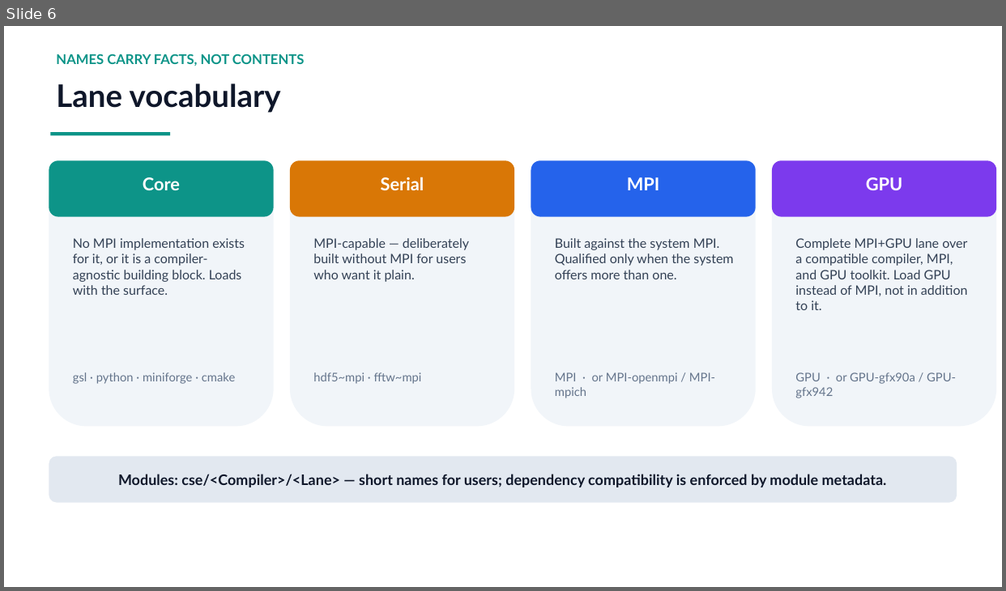
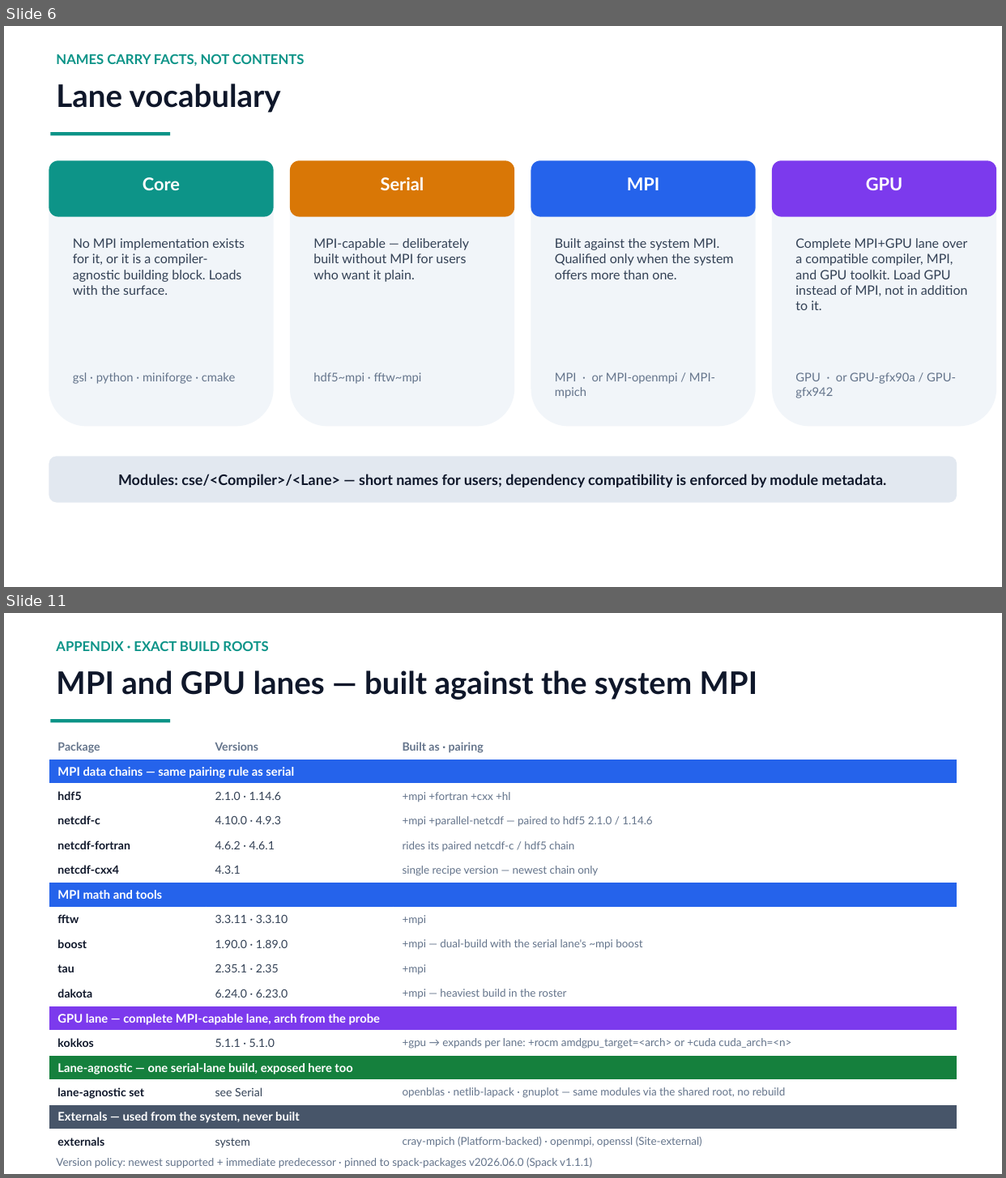
Before and after one commit to ray12514/stack-planning, a slide deck: presentations/cse_lanes_model.pptx. Shown one above the other, each under a label of ours: slide 6 before the commit, slides 6 and 11 after it; the slides between them are not shown. The pictures are 1006x591 and 1006x1178 pixels, drawn with LibreOffice and Linux fonts; fonts in the diff are those of the drawing. Boxes give left, top, right and bottom in pixels: in the first picture for what was removed or moved away, otherwise in the second. Text is boxed around its words. In the diff, an @@ line names an element or a change of style, - is before the commit and + after.

```diff
--- a/presentations/cse_lanes_model.pptx
+++ b/presentations/cse_lanes_model.pptx
@@ slide 11 added at box(4, 613, 1002, 1174), background #FFFFFF @@
@@ text added at box(56, 641, 268, 651), 13 pt, text #0D9488, bold @@
+APPENDIX · EXACT BUILD ROOTS
@@ text added at box(56, 671, 758, 700), 30 pt, text #0F172A, bold @@
+MPI and GPU lanes — built against the system MPI
@@ rectangle added at box(50, 719, 170, 722), fill #0D9488 @@
@@ table added at box(49, 735, 957, 1154), 17 rows, 3 columns @@
+Package | Versions | Built as · pairing
+MPI data chains — same pairing rule as serial |  | 
+hdf5 | 2.1.0 · 1.14.6 | +mpi +fortran +cxx +hl
+netcdf-c | 4.10.0 · 4.9.3 | +mpi +parallel-netcdf — paired to hdf5 2.1.0 / 1.14.6
+netcdf-fortran | 4.6.2 · 4.6.1 | rides its paired netcdf-c / hdf5 chain
+netcdf-cxx4 | 4.3.1 | single recipe version — newest chain only
+MPI math and tools |  | 
+fftw | 3.3.11 · 3.3.10 | +mpi
+boost | 1.90.0 · 1.89.0 | +mpi — dual-build with the serial lane's ~mpi boost
+tau | 2.35.1 · 2.35 | +mpi
+dakota | 6.24.0 · 6.23.0 | +mpi — heaviest build in the roster
+GPU lane — complete MPI-capable lane, arch from the probe |  | 
+kokkos | 5.1.1 · 5.1.0 | +gpu → expands per lane: +rocm amdgpu_target=<arch> or +cuda cuda_arch=<n>
+Lane-agnostic — one serial-lane build, exposed here too |  | 
+lane-agnostic set | see Serial | openblas · netlib-lapack · gnuplot — same modules via the shared root, no rebuild
+Externals — used from the system, never built |  | 
+externals | system | cray-mpich (Platform-backed) · openmpi, openssl (Site-external)
@@ text added at box(56, 1158, 592, 1169), 10.5 pt, text #64748B @@
+Version policy: newest supported + immediate predecessor · pinned to spack-packages v2026.06.0 (Spack v1.1.1)
```
Also in this commit, not shown: 5 slides changed, 2 other slides added, 9 other files.
